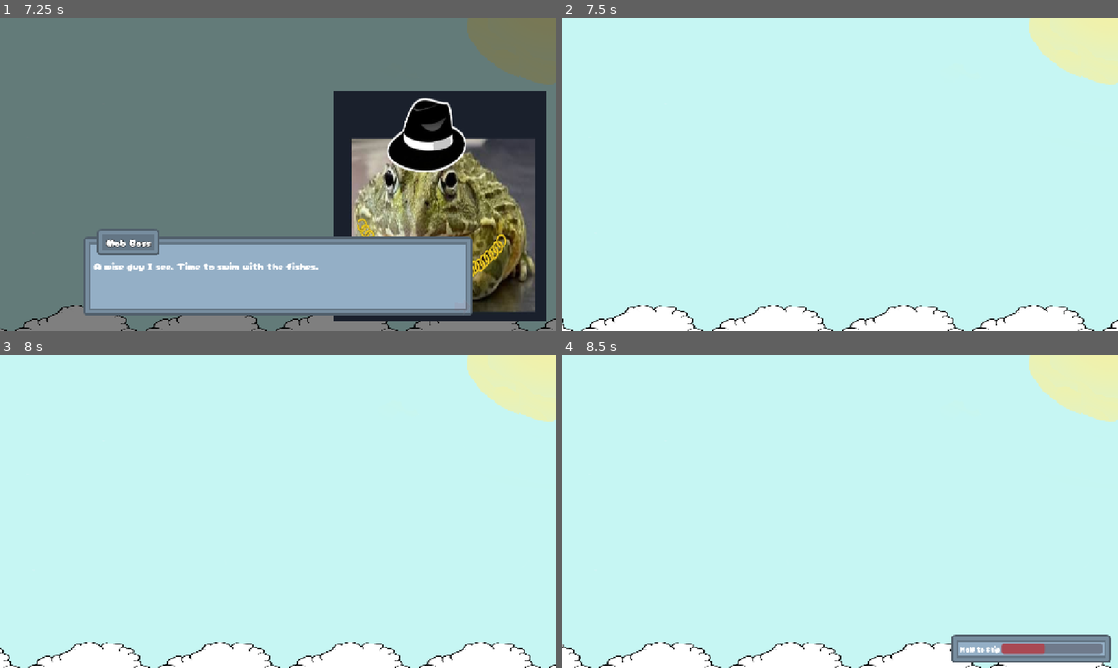
Above: before the commit, frames 1-4 (two rows, left to right).
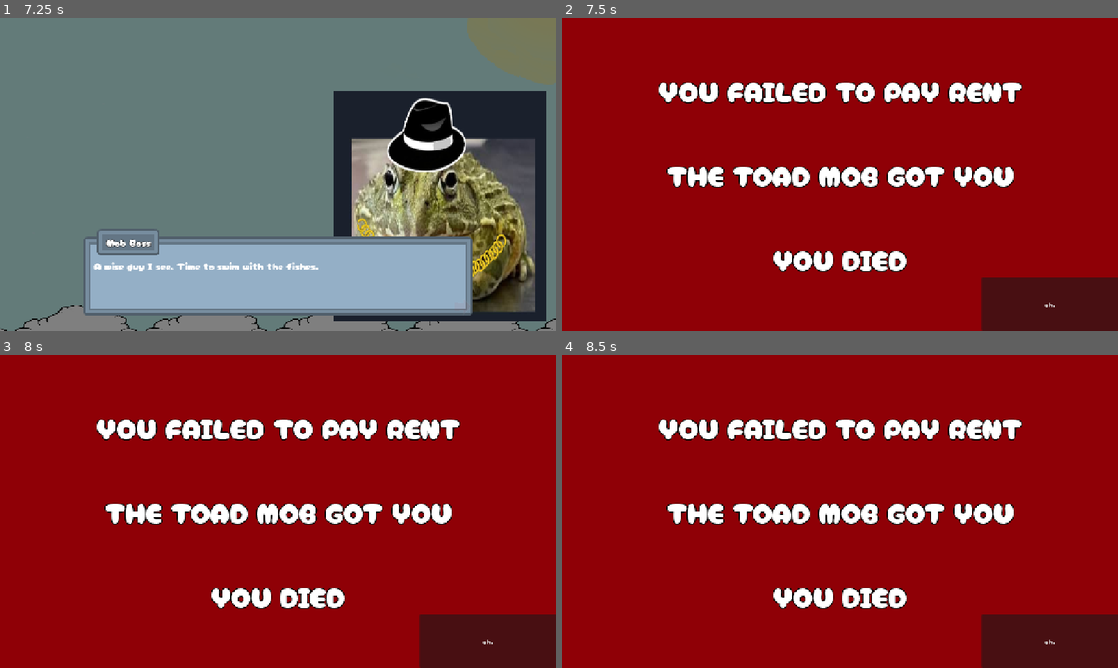
Above: after the commit, the same moments.

Repository: Meoah/Team-Awesome
Game: Godot game, scene res://scenes/default.tscn
Same seed, same stepped clock (60 frames per second), same inputs: the game is played once before the commit and once after it. Sound files missing from this copy of the repository are replaced by a short silence.
Inputs (mouse positions are in pixels of both pictures, inside the frame that each line leads up to):
- Up to frame 1 (7.25 s): tap Enter at 0.5 s; move the mouse to (400, 158) at 0.52 s; hold Right (right) 0.53-1.25 s; hold Space (action) 0.53-1.25 s; click (400, 158) at 0.67 s; click (278, 155) at 1.25 s; drag from (166, 190) to (250, 237) at 2.02 s; move the mouse to (333, 105) at 2.77 s; hold Right (right) 2.78-3.5 s; hold Space (action) 2.78-3.5 s; drag from (250, 237) to (111, 127) at 3.52 s; move the mouse to (444, 221) at 4.27 s; hold Left (left) 4.28-5 s; hold Space (action) 4.28-5 s; drag from (111, 127) to (194, 96) at 5.02 s; move the mouse to (305, 174) at 5.77 s; hold Down (down) 5.78-6.5 s; hold Space (action) 5.78-6.5 s; click (305, 174) at 5.92 s; drag from (194, 96) to (166, 190) at 6.52 s
- Up to frame 2 (7.5 s): move the mouse to (962, 158) at 7.27 s; hold Up (up) from 7.28 s (still down); hold Space (action) from 7.28 s (still down)
- Up to frame 3 (8 s): keep holding Up (up); keep holding Space (action)
- Up to frame 4 (8.5 s): release Up (up) at 8 s; release Space (action) at 8 s; drag from (728, 527) to (812, 574) at 8.02 s

Frame 1 is identical in both runs. In frame 2, 100% of the frame differs, in the area x 0-100%, y 0-100%; in frame 3, 100%; in frame 4, 100%.

Commit message:
Moved death condition to GameManager, updated death bgm

Diff:
--- a/scenes/game/main/game_over.tscn
+++ b/scenes/game/main/game_over.tscn
@@ -1,6 +1,7 @@
-[gd_scene load_steps=3 format=3 uid="uid://buum3xnaqnv5x"]
+[gd_scene load_steps=4 format=3 uid="uid://buum3xnaqnv5x"]
 
 [ext_resource type="Script" uid="uid://cbt7mkm6nlf1s" path="res://scripts/game/main/game_over.gd" id="1_xdcsw"]
+[ext_resource type="AudioStream" uid="uid://bj1gsv8tnuapf" path="res://assets/audio/bgm/dump/sleep_with_the_fishes.wav" id="2_bkenv"]
 
 [sub_resource type="LabelSettings" id="LabelSettings_s2grh"]
 font_size = 64
@@ -15,6 +16,7 @@
 grow_horizontal = 2
 grow_vertical = 2
 script = ExtResource("1_xdcsw")
+default_bgm = ExtResource("2_bkenv")
 
 [node name="TextureRect" type="ColorRect" parent="."]
 layout_mode = 1
--- a/scripts/actors/main_character.gd
+++ b/scripts/actors/main_character.gd
@@ -55,7 +55,6 @@
 	PlayManager.idle_night_state.signal_idle_night.connect(_reset_flags)
 	PlayManager.casting_state.signal_casting.connect(_on_casting_state)
 	PlayManager.waiting_state.signal_waiting.connect(_on_waiting_state)
-	SignalBus.player_dies.connect(_die)
 
 
 func _input(event : InputEvent) -> void:
@@ -236,7 +235,3 @@
 # Hide power bar on WaitingState
 func _on_waiting_state() -> void:
 	power_bar.visible = false
-
-# Sends player to death scene.
-func _die() -> void:
-	if PlayManager.request_dead_state() : GameManager.change_scene_deferred(GameManager.death_scene)
--- a/scripts/game/main/game_over.gd
+++ b/scripts/game/main/game_over.gd
@@ -1,5 +1,11 @@
 extends Control
 class_name GameOver
+
+@export_category("Audio")
+@export var default_bgm : AudioStream
+
+func _ready() -> void:
+	AudioEngine.play_bgm(default_bgm)
 
 func _on_ded_pressed():
 	SystemData._reset_all()
--- a/scripts/managers/game_manager.gd
+++ b/scripts/managers/game_manager.gd
@@ -39,7 +39,7 @@
 
 	_setup_state_machine()
 
-
+	SignalBus.player_dies.connect(_die)
 
 # Initializes state machine.
 func _setup_state_machine() -> void:
@@ -105,3 +105,7 @@
 		child.queue_free()
 	var new_scene = scene.instantiate()
 	scene_root.add_child(new_scene)
+
+# Sends player to death scene.
+func _die() -> void:
+	if PlayManager.request_dead_state() : change_scene_deferred(death_scene)
